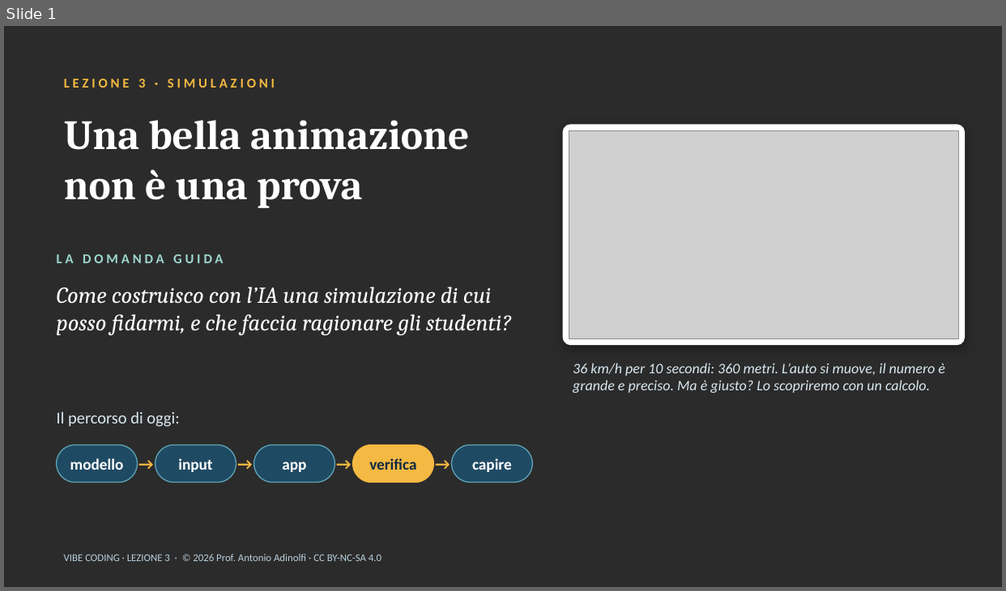
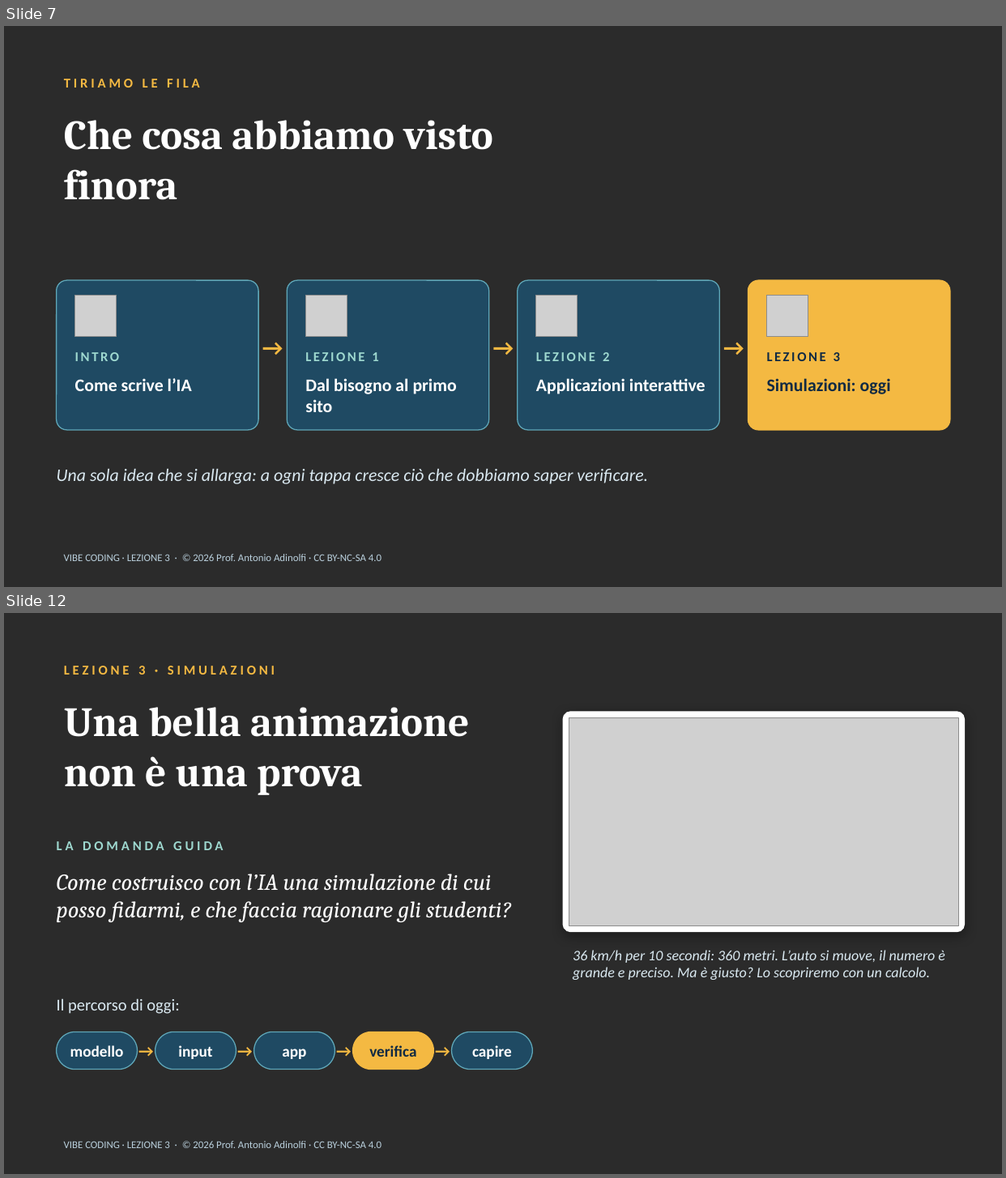
Before and after one commit to antonioadinolfi/scuola, a slide deck: corso-vibe-coding/materiali/Lezione_3_Vibe_Coding_Simulazioni.pptx. Shown one above the other, each under a label of ours: slide 1 before the commit, slides 7 and 12 after it; the slides between them are not shown. The pictures are 1006x591 and 1006x1178 pixels, drawn with LibreOffice and Linux fonts; fonts in the diff are those of the drawing; grey boxes stand for pictures; background and template pictures are left out; a plain dark background stands for a picture behind light text. Boxes give left, top, right and bottom in pixels: in the first picture for what was removed or moved away, otherwise in the second. Text is boxed around its words. In the diff, an @@ line names an element or a change of style, - is before the commit and + after.

```diff
--- a/corso-vibe-coding/materiali/Lezione_3_Vibe_Coding_Simulazioni.pptx
+++ b/corso-vibe-coding/materiali/Lezione_3_Vibe_Coding_Simulazioni.pptx
@@ slide 7 added at (x1=4, y1=26, x2=1002, y2=587), background picture (left out); not listed: 1 template element that a slide beside it also shows @@
@@ text added at (x1=64, y1=79, x2=200, y2=88), 13 pt, text #F4B942, bold @@
+TIRIAMO LE FILA
@@ title added at (x1=64, y1=120, x2=492, y2=200), 40 pt, text #FFFFFF, bold @@
+Che cosa abbiamo visto finora
@@ rounded rectangle added at (x1=57, y1=280, x2=258, y2=430), fill #1F4A63, outline #5FA7B8 1 pt @@
@@ rounded rectangle added at (x1=287, y1=280, x2=489, y2=430), fill #1F4A63, outline #5FA7B8 1 pt @@
@@ rounded rectangle added at (x1=518, y1=280, x2=720, y2=430), fill #1F4A63, outline #5FA7B8 1 pt @@
@@ rounded rectangle added at (x1=748, y1=280, x2=950, y2=430), fill #F4B942, outline #F4B942 1 pt @@
@@ picture added at (x1=75, y1=296, x2=117, y2=337) @@
@@ picture added at (x1=305, y1=296, x2=347, y2=337) @@
@@ picture added at (x1=536, y1=296, x2=577, y2=337) @@
@@ picture added at (x1=767, y1=296, x2=808, y2=337) @@
@@ text added at (x1=258, y1=333, x2=287, y2=370), 22 pt, text #F4B942, bold @@
+→
@@ text added at (x1=489, y1=333, x2=518, y2=370), 22 pt, text #F4B942, bold @@
+→
@@ text added at (x1=720, y1=333, x2=748, y2=370), 22 pt, text #F4B942, bold @@
+→
@@ text added at (x1=75, y1=352, x2=119, y2=361), 13 pt, text #9ED8CF, bold @@
+INTRO
@@ text added at (x1=305, y1=352, x2=378, y2=361), 13 pt, text #9ED8CF, bold @@
+LEZIONE 1
@@ text added at (x1=536, y1=352, x2=609, y2=361), 13 pt, text #9ED8CF, bold @@
+LEZIONE 2
@@ text added at (x1=767, y1=352, x2=840, y2=361), 13 pt, text #102A43, bold @@
+LEZIONE 3
@@ text added at (x1=75, y1=378, x2=192, y2=391), 17 pt, text #FFFFFF, bold @@
+Come scrive l’IA
@@ text added at (x1=305, y1=378, x2=457, y2=412), 17 pt, text #FFFFFF, bold @@
+Dal bisogno al primo sito
@@ text added at (x1=536, y1=378, x2=705, y2=395), 17 pt, text #FFFFFF, bold @@
+Applicazioni interattive
@@ text added at (x1=767, y1=378, x2=891, y2=395), 17 pt, text #102A43, bold @@
+Simulazioni: oggi
@@ text added at (x1=57, y1=469, x2=648, y2=484), 17 pt, text #D9E8F0, italic @@
+Una sola idea che si allarga: a ogni tappa cresce ciò che dobbiamo saper verificare.
@@ what was slide 1 is now slide 12 @@
```
Also in this commit, not shown: 14 other slides added, 2 other files.
